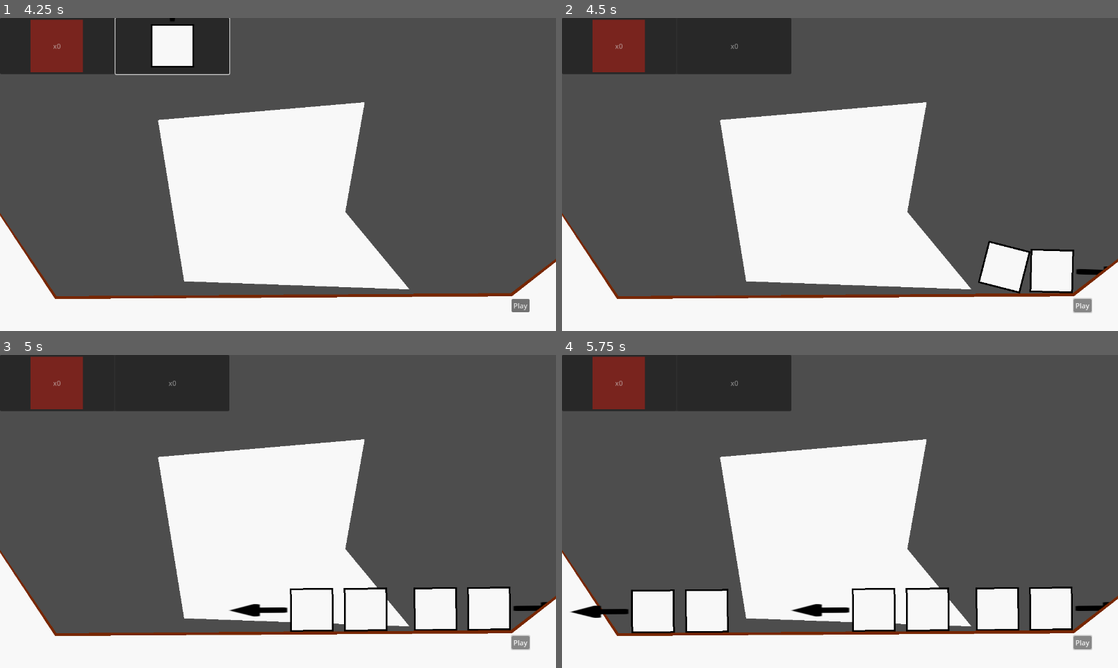
Above: before the commit, frames 1-4 (two rows, left to right).
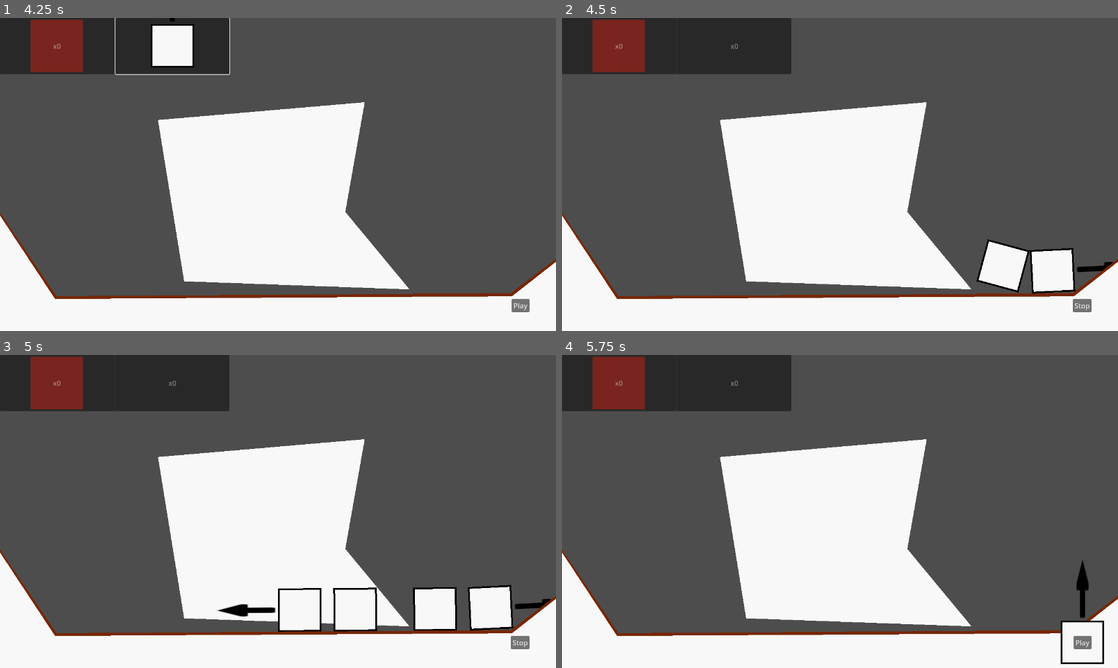
Above: after the commit, the same moments.

Repository: Xiul109/Basic_Principles_of_Autoreplicant_Engineering
Game: Godot game, scene res://main_scene.tscn
Same seed, same stepped clock (60 frames per second), same inputs: the game is played once before the commit and once after it.
Inputs (mouse positions are in pixels of both pictures, inside the frame that each line leads up to):
- Up to frame 1 (4.25 s): click "Play" at 0.5 s; click "Play" at 1.25 s; click "x2" at 2 s; click "x1" at 2.75 s; click "x1" at 3.5 s
- Up to frame 2 (4.5 s): click "Play" at 4.25 s
- Up to frame 3 (5 s): no input
- Up to frame 4 (5.75 s): click (1084, 642) at 5 s, where only the run after the commit has a clickable "Stop"

Frame 1 is identical in both runs. In frame 2, 0.6% of the frame differs, in the area x 74-100%, y 70-95%; in frame 3, 1.3%; in frame 4, 6.0%, in the area x 1-99%, y 65-99%.

Commit message:
Added a stop button and the possibility of recovering building state

Diff:
--- a/UI/level_interface.gd
+++ b/UI/level_interface.gd
@@ -1,6 +1,7 @@
 extends Control
 
 @onready var replicant_editor := $ReplicantEditor
+var recovery_position : Vector2
 
 @export var level : Level :
 	set(new_level):
@@ -19,6 +20,27 @@
 		return
 	elif not replicant_editor.pieces_selector.are_all_pieces_placed():
 		return
-	var replicant := level.replicant
-	replicant.mode = Replicant.Mode.DEFAULT
+
+	level.base_replicant.mode = Replicant.Mode.DEFAULT
+	var copy_reply = level.base_replicant.duplicate(4)
+	level.replicants_node.add_child(copy_reply)
+	level.active_replicants.append(copy_reply)
+	level.base_replicant.mode = Replicant.Mode.PLACED
+	level.base_replicant.hide()
+	level.base_replicant.set_physics_process(false)
+	recovery_position = level.base_replicant.position
+	level.base_replicant.position = Vector2.INF
+
 	level.timer.start()
+	$PlayButton.hide()
+	$StopButton.show()
+
+
+func _on_stop_button_pressed():
+	level.timer.stop()
+	level.clean_replicants()
+	level.base_replicant.show()
+	level.base_replicant.set_physics_process(true)
+	level.base_replicant.position = recovery_position
+	$PlayButton.show()
+	$StopButton.hide()
--- a/UI/level_interface.tscn
+++ b/UI/level_interface.tscn
@@ -52,7 +52,7 @@
 offset_bottom = -42.0
 grow_horizontal = 0
 grow_vertical = 0
-disabled = true
 text = "Stop"
 
 [connection signal="pressed" from="PlayButton" to="." method="_on_play_button_pressed"]
+[connection signal="pressed" from="StopButton" to="." method="_on_stop_button_pressed"]
--- a/UI/replicant_editor.gd
+++ b/UI/replicant_editor.gd
@@ -23,7 +23,7 @@
 	placer.deleted.connect(_on_piece_deleted)
 	# The name is mandatory to avoid problems on replication
 	floating_piece.name = "piece_%d_%d"%[button_i, pieces_selector.available_pieces[button_i].count]
-	level.replicant.add_child(floating_piece)
+	level.base_replicant.add_child(floating_piece)
 
 
 func _on_piece_deleted(i: int):
--- a/UI/replicant_editor.tscn
+++ b/UI/replicant_editor.tscn
@@ -3,7 +3,7 @@
 [ext_resource type="Script" path="res://UI/replicant_editor.gd" id="1_yilh0"]
 [ext_resource type="PackedScene" uid="uid://ccqlvcmm8mb28" path="res://UI/piece_selector.tscn" id="3_lohb4"]
 
-[node name="ReplicantEditor" type="Control" node_paths=PackedStringArray("level")]
+[node name="ReplicantEditor" type="Control"]
 layout_mode = 3
 anchors_preset = 15
 anchor_right = 1.0
@@ -12,7 +12,6 @@
 grow_vertical = 2
 mouse_filter = 1
 script = ExtResource("1_yilh0")
-level = NodePath("")
 
 [node name="PieceSelector" parent="." instance=ExtResource("3_lohb4")]
 layout_mode = 0
--- a/full_levels/level0.tscn
+++ b/full_levels/level0.tscn
@@ -17,13 +17,13 @@
 [node name="CollisionPolygon2D" parent="building_area" index="1"]
 polygon = PackedVector2Array(368, 241, 428, 604, 940, 626, 788, 451, 836, 200)
 
-[node name="Replicant" parent="." index="2"]
-position = Vector2(667, 629)
-
 [node name="static_obstacle" parent="." index="3" instance=ExtResource("4_ycc6e")]
 
 [node name="CollisionPolygon2D" parent="static_obstacle" index="1"]
 polygon = PackedVector2Array(-142, 238, 130, 640, 1176, 633, 1571, 332, 1457, 844, -137, 797)
 
+[node name="BaseReplicant" parent="." index="4"]
+position = Vector2(635, 611)
+
 [editable path="building_area"]
 [editable path="static_obstacle"]
--- a/game_elements/levels/level.gd
+++ b/game_elements/levels/level.gd
@@ -5,22 +5,23 @@
 @export var n_arrows : int = 0
 
 @onready var building_area: Area2D = $building_area
-@onready var replicant : Replicant = $Replicant
+@onready var base_replicant : Replicant = $BaseReplicant
 @onready var timer = $Timer
 
+@onready var replicants_node = $replicants
 var active_replicants : Array[Replicant]
 
-#func check_if_pieces_in_zone(body: Node2D):
-	#print("Chequeo piezas")
-	#var pieces_in_zone:=false
-	##pieces_in_zone = building_area.check_all_pieces_in_area(pieces.size())
-	#print("pieces in zone: "+str(pieces_in_zone))
 
-func _ready():
-	active_replicants.append(replicant)
+func clean_replicants():
+	active_replicants.clear()
+	for repli in $replicants.get_children():
+		repli.queue_free()
+
 
 func _on_timer_timeout():
 	var new_replicants : Array[Replicant]
 	for repli in active_replicants:
 		new_replicants.append_array(repli.replicate())
+	for repli in new_replicants:
+		replicants_node.add_child(repli)
 	active_replicants = new_replicants
--- a/game_elements/levels/level.tscn
+++ b/game_elements/levels/level.tscn
@@ -12,7 +12,9 @@
 
 [node name="building_area" parent="." instance=ExtResource("2_5xhsn")]
 
-[node name="Replicant" parent="." instance=ExtResource("3_c8gsi")]
+[node name="replicants" type="Node2D" parent="."]
+
+[node name="BaseReplicant" parent="." instance=ExtResource("3_c8gsi")]
 
 [connection signal="timeout" from="Timer" to="." method="_on_timer_timeout"]
 
--- a/game_elements/replicant.gd
+++ b/game_elements/replicant.gd
@@ -17,7 +17,6 @@
 				piece.global_rotation + arrow.global_rotation
 				# This is added, because the intuition is that up arrow is considered no rotation
 
-			get_parent().add_child(replica)
 			replicas.append(replica)
 	return replicas
 
